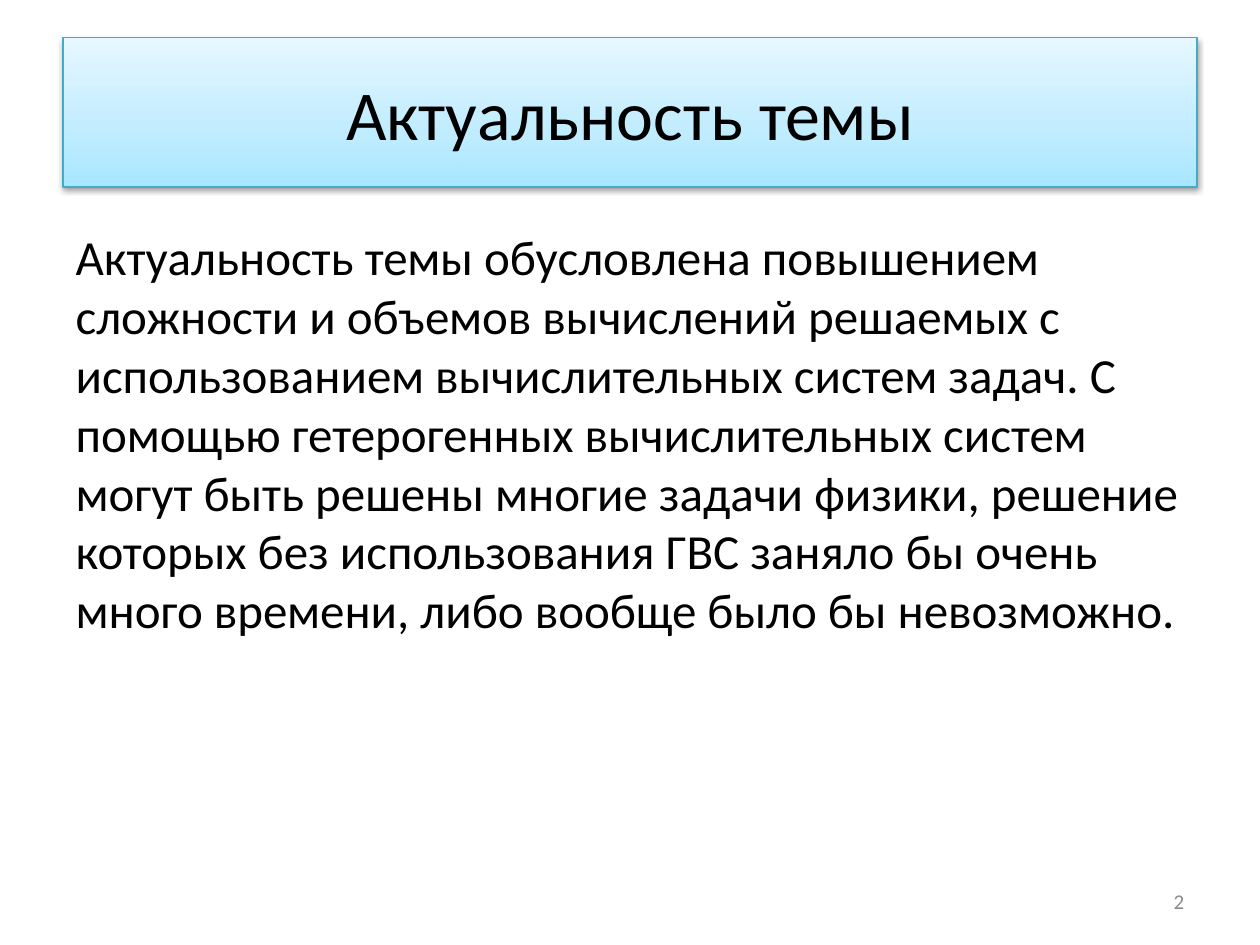
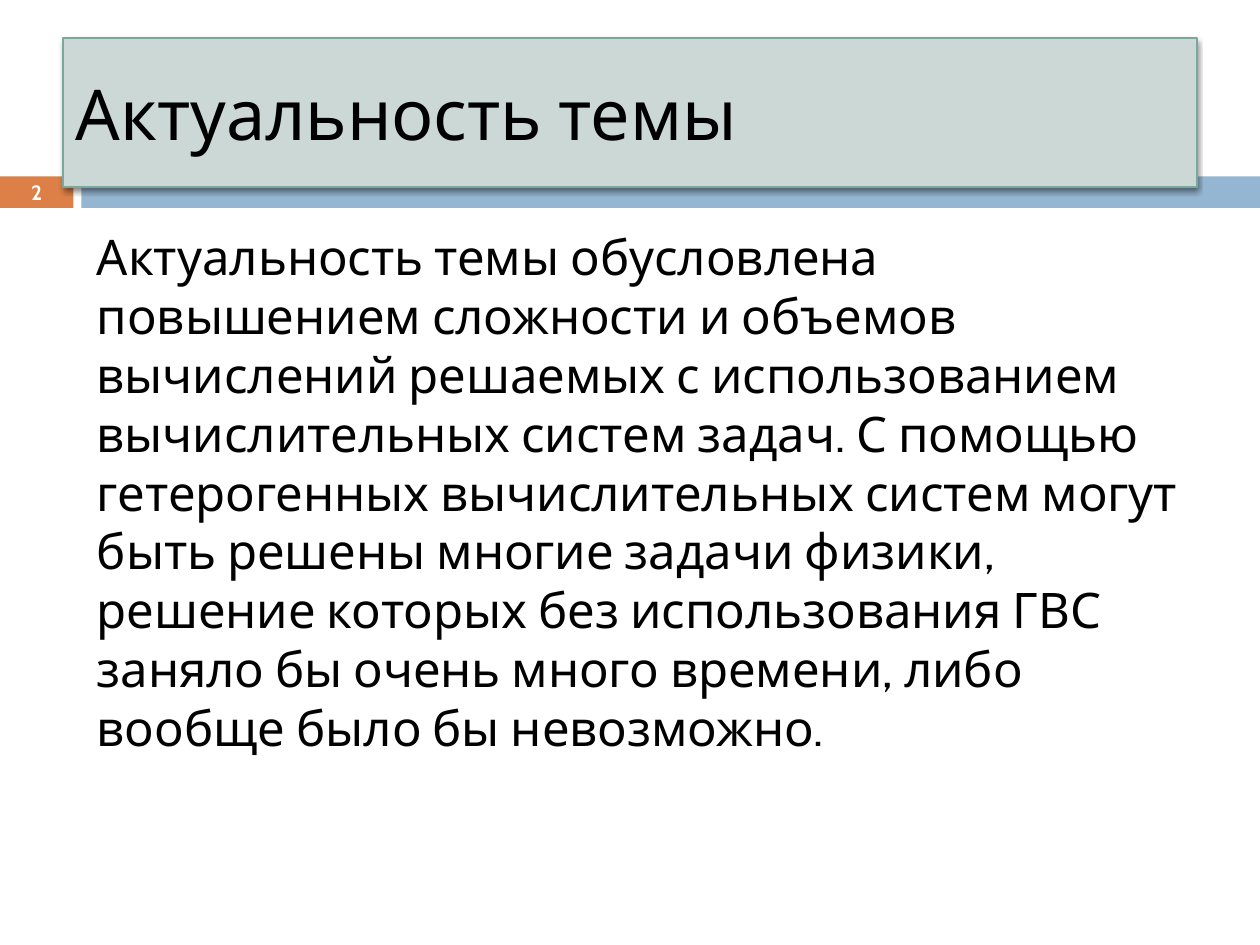
Before and after one commit to ustadenis/OpenCLImageFilter, a slide deck: slide 2 of Diplom/Презентация.pptx. Drawn at 1260x945 pixels with LibreOffice and Linux fonts; fonts in the diff are those of the drawing. Boxes give left, top, right and bottom in pixels: in the first picture for what was removed or moved away, otherwise in the second. Text is boxed around its words. In the diff, an @@ line names an element or a change of style, - is before the commit and + after.

```diff
--- a/Diplom/Презентация.pptx
+++ b/Diplom/Презентация.pptx
@@ title "Актуальность темы" at (63, 38, 1197, 186): font Calibri to Cabin; alignment centre to left; fill gradient #A7E6FF to #C1EDFF to #E7F8FF to #CBD9D5; outline #46AAC5 0.75 pt to #7BA79D 0.79 pt; shadow changed @@
@@ page number: place and size @@
-page number at (1174, 895, 1185, 909)
+page number at (31, 185, 42, 200)
@@ page number at (31, 185, 42, 200): size 12 to 11.9 pt, font Calibri to Cabin, text colour #8C8C8C to #FFFFFF, bold on; alignment right to centre @@
@@ rectangle added at (0, 176, 73, 208), fill #DD8047 @@
@@ rectangle added at (82, 176, 1260, 208), fill #94B6D2 @@
@@ text "Актуальность темы обусловлена повышением сложности ...": place and size @@
-text "Актуальность темы обусловлена повышением сложности ..." at (76, 241, 1178, 636)
+text "Актуальность темы обусловлена повышением сложности ..." at (97, 237, 1178, 755)
@@ text "Актуальность темы обусловлена повышением сложности ..." at (97, 237, 1178, 755): font Calibri to Cabin; more space between paragraphs @@
```
Also in this commit, not shown: 16 other slides changed.
